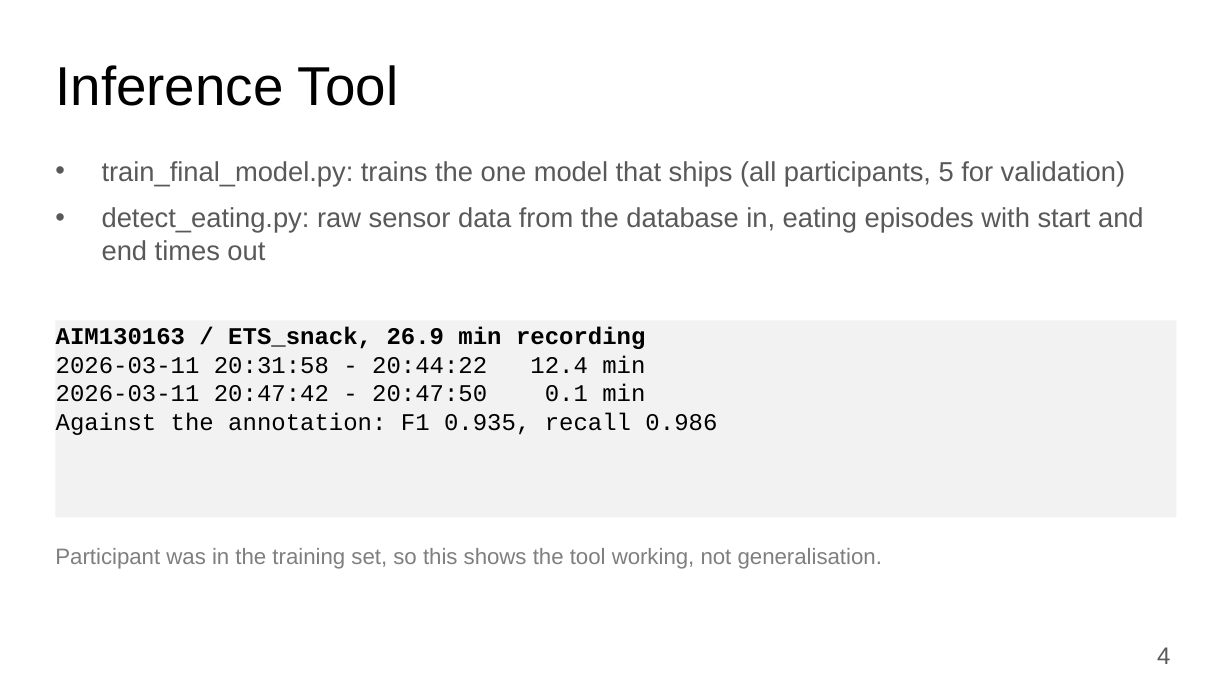
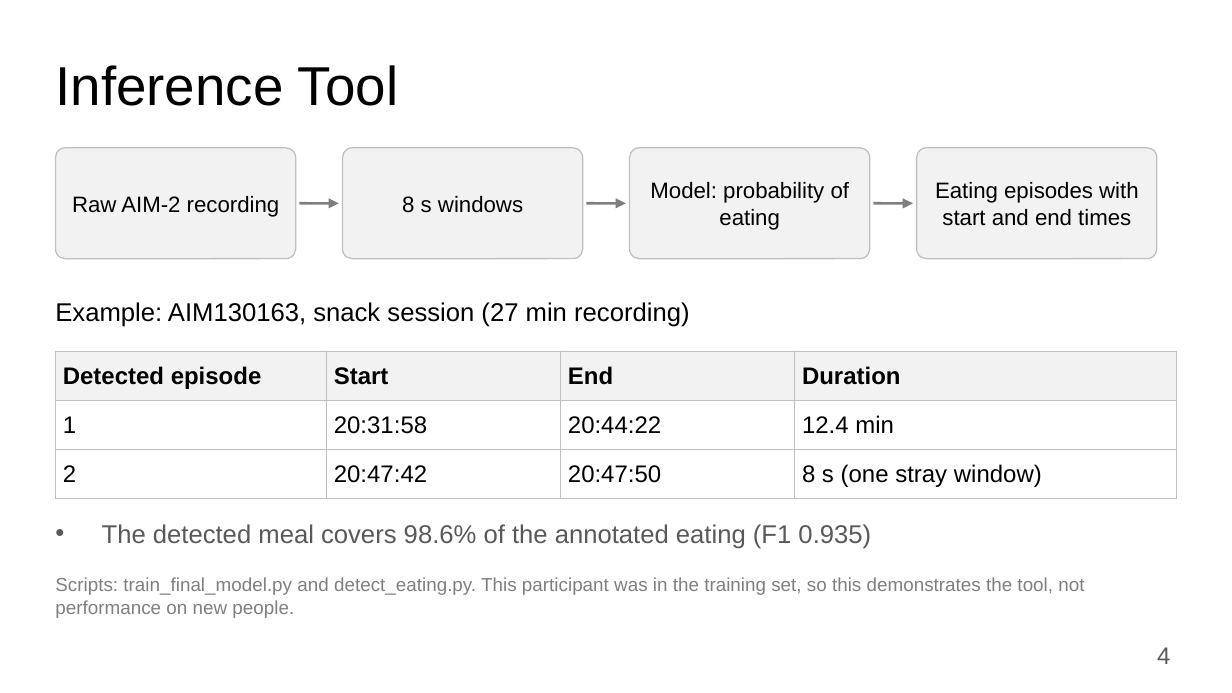
Before and after one commit to Cadunlea/Research_Directory, a slide deck: slide 4 of docs/presentation/lab_meeting_10_22_demo.pptx. Drawn at 1232x693 pixels with LibreOffice and Linux fonts; fonts in the diff are those of the drawing. Boxes give left, top, right and bottom in pixels: in the first picture for what was removed or moved away, otherwise in the second. Text is boxed around its words. In the diff, an @@ line names an element or a change of style, - is before the commit and + after.

```diff
--- a/docs/presentation/lab_meeting_10_22_demo.pptx
+++ b/docs/presentation/lab_meeting_10_22_demo.pptx
@@ rounded rectangle added at (55,148,296,259), fill #F2F2F2, outline #BFBFBF 0.75 pt @@
@@ rounded rectangle added at (342,148,583,259), fill #F2F2F2, outline #BFBFBF 0.75 pt @@
@@ rounded rectangle added at (630,148,870,259), fill #F2F2F2, outline #BFBFBF 0.75 pt @@
@@ rounded rectangle added at (917,148,1157,259), fill #F2F2F2, outline #BFBFBF 0.75 pt @@
@@ text removed at (102,161,1144,261) @@
-• train_final_model.py: trains the one model that ships (all participants, 5 for validation)
-• detect_eating.py: raw sensor data from the database in, eating episodes with start and end times out
@@ text added at (72,196,280,217), 13 pt, text #000000 @@
+Raw AIM-2 recording
@@ arrow added from (299, 203) to (339, 203), #7F7F7F 1.5 pt @@
@@ text added at (402,196,523,213), 13 pt, text #000000 @@
+8 s windows
@@ arrow added from (586, 203) to (626, 203), #7F7F7F 1.5 pt @@
@@ text added at (650,182,850,230), 13 pt, text #000000 @@
+Model: probability of eating
@@ arrow added from (873, 203) to (913, 203), #7F7F7F 1.5 pt @@
@@ text added at (935,182,1139,226), 13 pt, text #000000 @@
+Eating episodes with start and end times
@@ rectangle removed at (55,320,1177,517) @@
-AIM130163 / ETS_snack, 26.9 min recording
-2026-03-11 20:31:58 - 20:44:22 12.4 min
-2026-03-11 20:47:42 - 20:47:50 0.1 min
-Against the annotation: F1 0.935, recall 0.986
@@ text added at (55,302,689,327), 15 pt, text #000000 @@
+Example: AIM130163, snack session (27 min recording)
@@ table added at (55,351,1177,491), 3 rows, 4 columns @@
+Detected episode | Start | End | Duration
+1 | 20:31:58 | 20:44:22 | 12.4 min
+2 | 20:47:42 | 20:47:50 | 8 s (one stray window)
@@ text added at (102,524,871,549), 15 pt, text #595959 @@
+• The detected meal covers 98.6% of the annotated eating (F1 0.935)
@@ text at (55,577,1084,618): text changed; size 13 to 11 pt @@
-Participant was in the training set, so this shows the tool working, not generalisation.
+Scripts: train_final_model.py and detect_eating.py. This participant was in the training set, so this demonstrates the tool, not performance on new people.
```
Also in this commit, not shown: 2 other slides changed.
